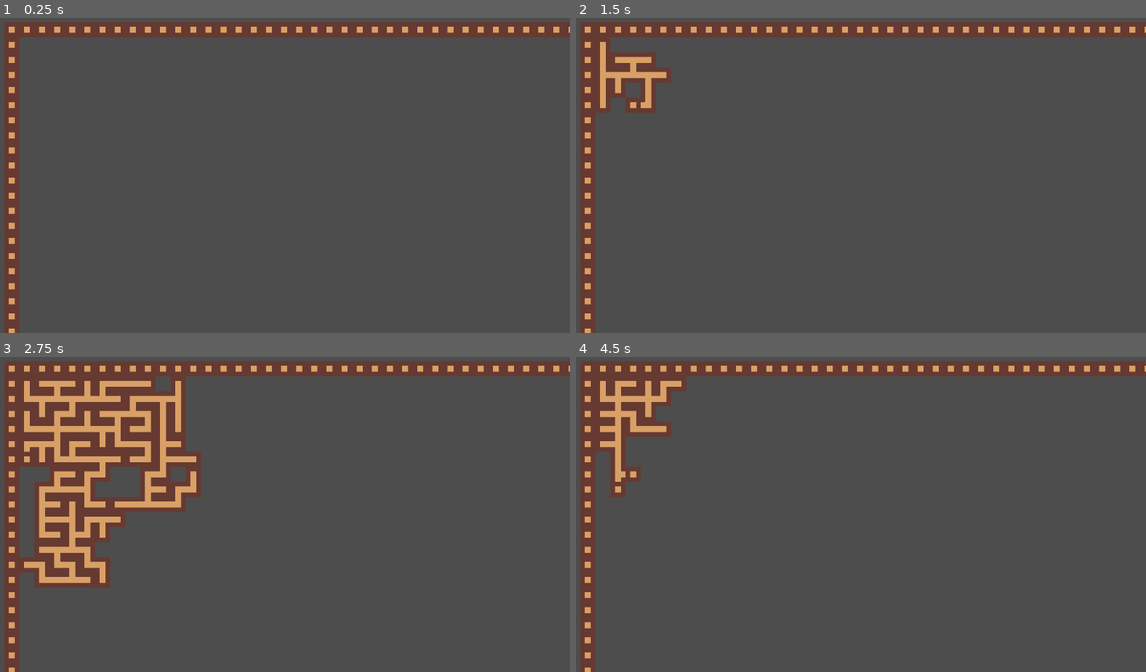
Above: before the commit, frames 1-4 (two rows, left to right).
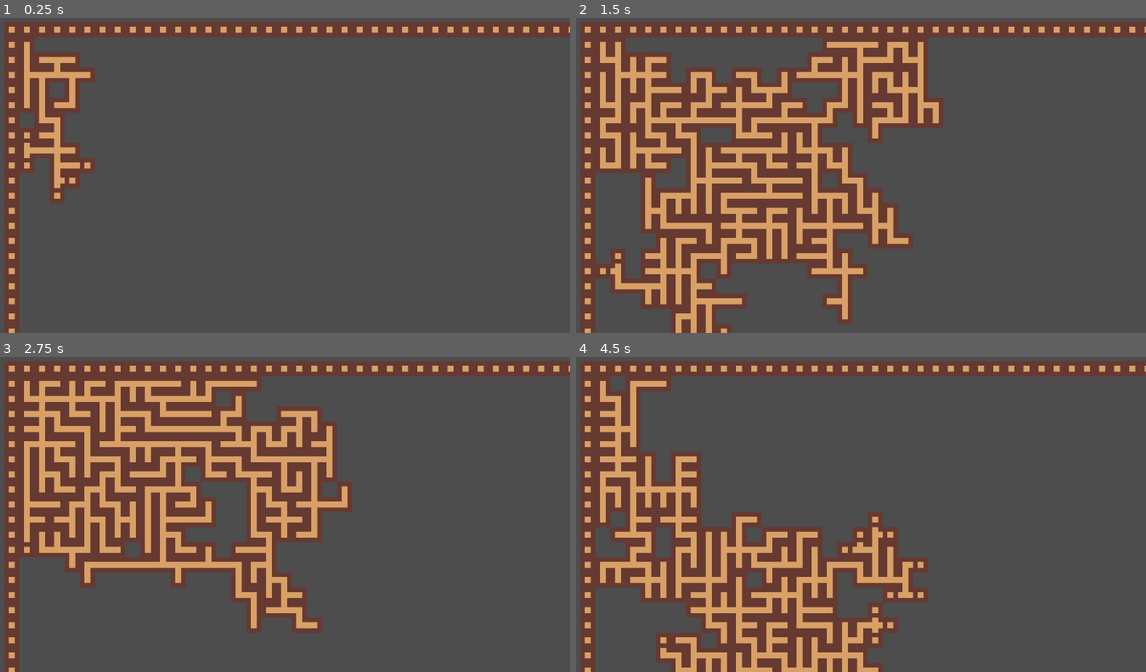
Above: after the commit, the same moments.

Repository: TreacherousDev/Treacherous
Game: Godot game, scene res://main/map_generator/map_generator.tscn
Two runs of this game, one before a commit and one after it. Both use one fixed random seed, a clock stepped at 60 frames per second and the inputs below.
Inputs (mouse positions are in pixels of both pictures, inside the frame that each line leads up to):
- Up to frame 1 (0.25 s): no input
- Up to frame 2 (1.5 s): tap Enter (ui_accept) at 0.5, 0.77 s; move the mouse to (980, 153) at 0.52 s; click (980, 153) at 0.67 s; move the mouse to (741, 184) at 1.27 s; hold Down (ui_down) from 1.28 s (still down); click (741, 184) at 1.42 s
- Up to frame 3 (2.75 s): tap Enter (ui_accept) at 1.52 s; move the mouse to (336, 438) at 2.02 s; release Down (ui_down) at 2.03 s; click (336, 438) at 2.17 s
- Up to frame 4 (4.5 s): move the mouse to (826, 574) at 2.77 s; click (826, 574) at 2.92 s; tap Enter (ui_accept) at 3.02, 3.77 s; move the mouse to (1032, 558) at 3.52 s; hold Down (ui_down) from 3.53 s (still down); click (1032, 558) at 3.67 s; move the mouse to (678, 460) at 4.27 s; click (678, 460) at 4.42 s

The runs differ from the first frame. In frame 1, 4.1% of the frame differs, in the area x 3-17%, y 6-59%; in frame 2, 33%, in the area x 3-65%, y 6-100%; in frame 3, 22%; in frame 4, 24%.

Commit message:
small update to maze generation

Diff:
--- a/main/map_generator/map_generator.gd
+++ b/main/map_generator/map_generator.gd
@@ -68,13 +68,10 @@
 
 
 func _ready():
-	await get_tree().create_timer(0.6).timeout
 	randomize()
 	rng.set_seed(randi())
 	print(rng.seed)
-	await start()
-	await get_tree().create_timer(1.5).timeout
-	get_tree().reload_current_scene()
+	start()
 
 # Enter: Reload Map
 # Esc: Quit Game
@@ -83,11 +80,7 @@
 		get_tree().reload_current_scene()
 	if Input.is_key_pressed(KEY_ESCAPE):
 		get_tree().quit()
-	if Input.is_action_just_pressed("ui_down"):
-		draw_edge()
-
-func draw_edge():
-	pass
+
 
 @export var start_id: int = 15
 var expansion_requests: int = 0
--- a/main/map_generator/map_generator.tscn
+++ b/main/map_generator/map_generator.tscn
@@ -12,6 +12,7 @@
 script = ExtResource("2_rpwr4")
 braid_percentage = 0.0
 icon1 = ExtResource("3_y4frk")
+end_cell = Vector2i(59, 31)
 map_size = 10000
 start_id = 4
 expand_mode = 1
--- a/main/map_generator/maze_generator.gd
+++ b/main/map_generator/maze_generator.gd
@@ -43,7 +43,7 @@
 	var new_neighbor_room_value = selected_neighbor_room_id + opposite_direction[selected_neighbor_direction]
 	set_cell(0, selected_neighbor_coords, 0, Vector2i(new_neighbor_room_value, 0))
 
-# GET WALL OPENINGS
+# GET NEIGHBORS
 # Input: position of cell
 # Output: array containing all non-border von neuman neighbors, expressed as int bit flags
 func get_neighbors(cell: Vector2i) -> Array:
@@ -98,24 +98,9 @@
 	new_icon.rotation_degrees = rot
 
 
-var mouseclick_1
-var mouseclick_2
-var click_count = 0
-func _input(event):
-	if event is InputEventMouseButton:
-		if event.pressed:
-			if click_count == 0:
-				var click_1 = local_to_map(get_local_mouse_position())
-				if get_used_cells(0).has(click_1):
-					clear_previous_markers()
-					mouseclick_1 = click_1
-					click_count += 1
-			elif click_count == 1:
-				var click_2 = local_to_map(get_local_mouse_position())
-				if get_used_cells(0).has(click_2):
-					mouseclick_2 = click_2
-					click_count = 0
-					create_path()
+@export var start_cell: Vector2i
+@export var end_cell: Vector2i
+
 
 
 func clear_previous_markers():
@@ -128,10 +113,8 @@
 var pointer_1_path = []
 var pointer_2_path = []
 func create_path():
-#	pointer_1 = mouseclick_1
-#	pointer_2 = mouseclick_2
-	pointer_1 = Vector2i(0, 0)
-	pointer_2 = Vector2i(59, 31)
+	pointer_1 = start_cell
+	pointer_2 = end_cell
 
 	if pointer_1 == pointer_2:
 		print("You are already here!")
--- a/project.godot
+++ b/project.godot
@@ -15,10 +15,6 @@
 config/features=PackedStringArray("4.0", "Forward Plus")
 config/icon="res://main/icon.svg"
 
-[display]
-
-window/size/mode=3
-
 [rendering]
 
 renderer/rendering_method="mobile"
